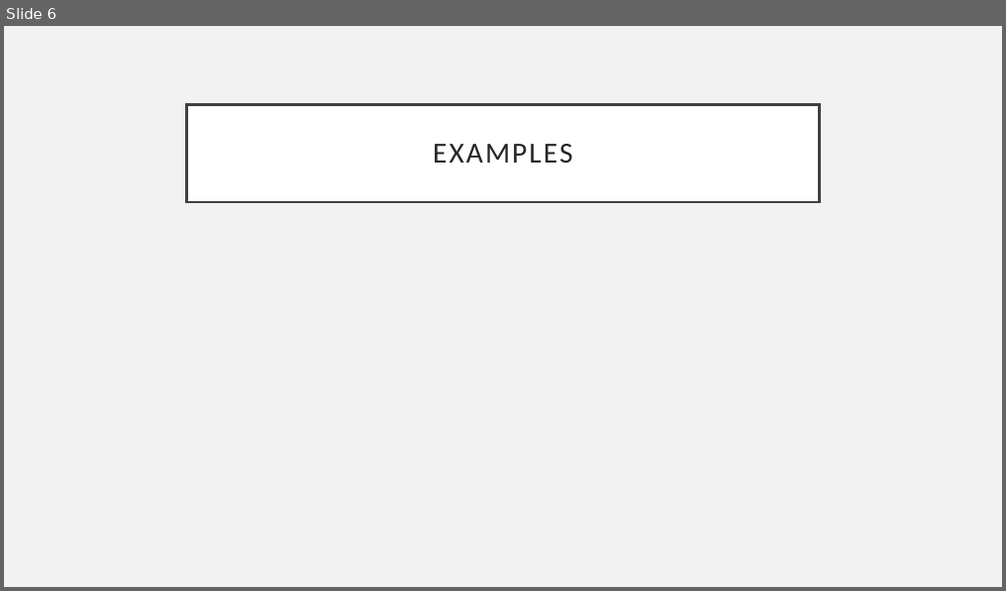
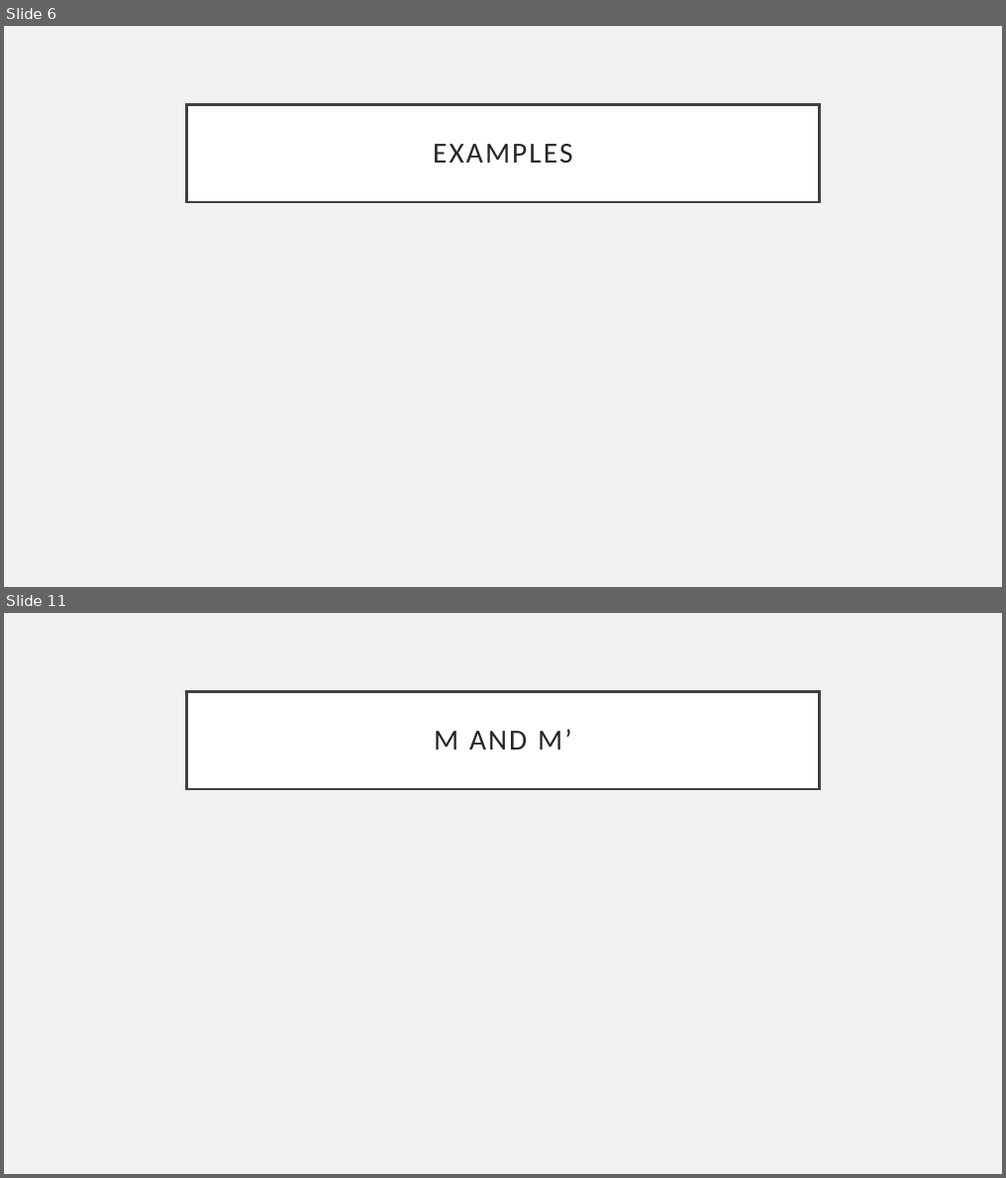
Before and after one commit to 0xJepsen/TropicalAlgebraicTCPModel, a slide deck: Papers/Novel/Sumarry of Max Plus.pptx. Shown one above the other, each under a label of ours: slide 6 before the commit, slides 6 and 11 after it; the slides between them are not shown. The pictures are 1006x591 and 1006x1178 pixels, drawn with LibreOffice and Linux fonts; fonts in the diff are those of the drawing; grey boxes stand for pictures. Boxes give left, top, right and bottom in pixels: in the first picture for what was removed or moved away, otherwise in the second. Text is boxed around its words. In the diff, an @@ line names an element or a change of style, - is before the commit and + after.

```diff
--- a/Papers/Novel/Sumarry of Max Plus.pptx
+++ b/Papers/Novel/Sumarry of Max Plus.pptx
@@ slide 11 added at box(4, 613, 1002, 1174), background #F2F2F2 @@
@@ title added at box(187, 691, 819, 789), fill #FFFFFF, outline #404040 2.5 pt, 28 pt, text #262626 @@
+M AND M’
```
Also in this commit, not shown: 5 other slides added, 3 other files.
